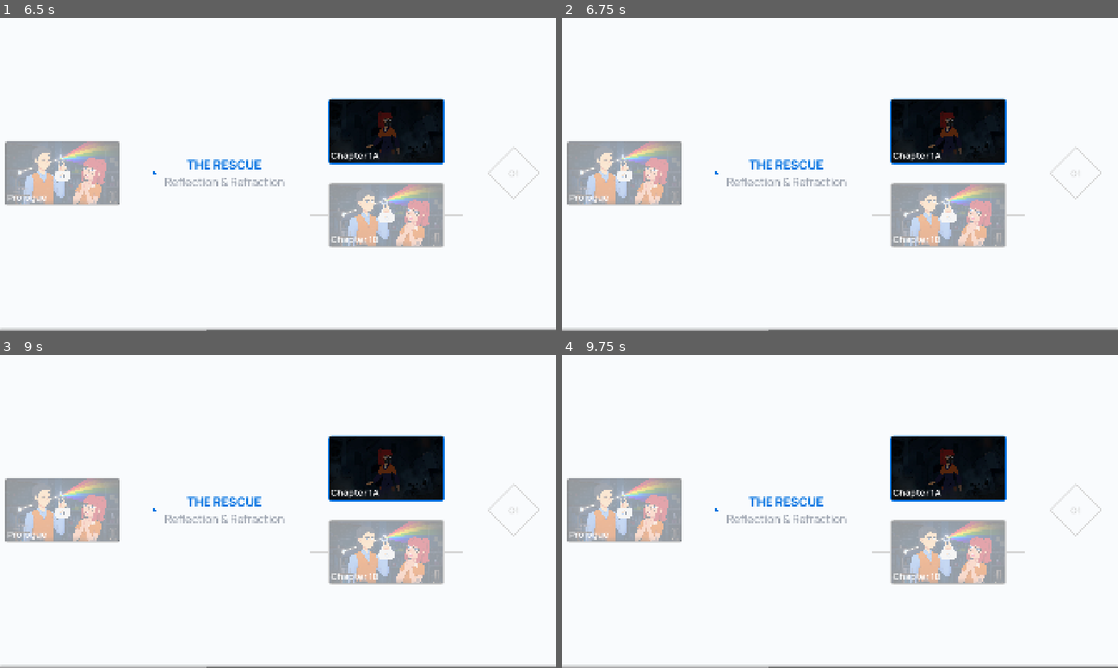
Above: before the commit, frames 1-4 (two rows, left to right).
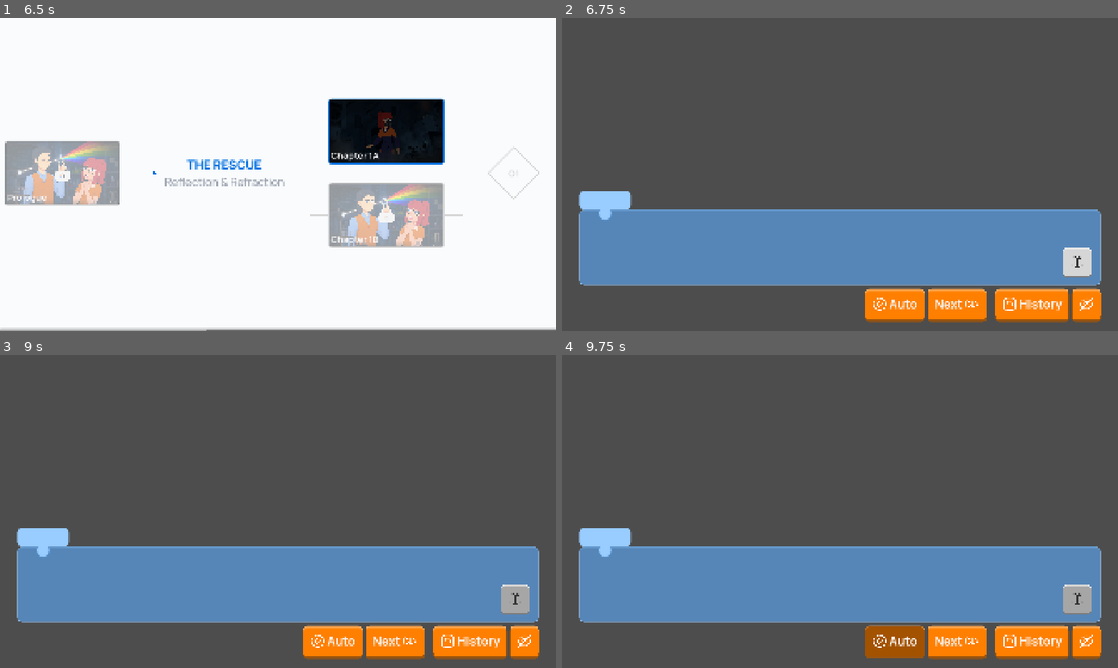
Above: after the commit, the same moments.

Repository: Daniel-Ope06/qzed_adaptive_vn_poc
Game: Godot game, scene res://scenes/menus/timeline.tscn
Two runs of this game, one before a commit and one after it. Both use one fixed random seed, a clock stepped at 60 frames per second and the inputs below.
Inputs (mouse positions are in pixels of both pictures, inside the frame that each line leads up to):
- Up to frame 1 (6.5 s): tap Enter (ui_accept) at 0.5, 0.77, 1.25, 1.52, 2, 2.75, 3.02, 3.5, 3.77, 4.25, 4.52, 6.02 s; move the mouse to (61, 174) at 0.52 s; click (61, 174) at 0.67 s; move the mouse to (383, 130) at 1.27 s; click (383, 130) at 1.42 s; move the mouse to (383, 215) at 2.02 s; click (383, 215) at 2.17 s; move the mouse to (250, 237) at 2.77 s; click (250, 237) at 2.92 s; move the mouse to (444, 221) at 3.52 s; click (444, 221) at 3.67 s; move the mouse to (111, 127) at 4.27 s; click (111, 127) at 4.42 s; move the mouse to (305, 174) at 5.02 s; click (305, 174) at 5.17 s; move the mouse to (194, 96) at 5.77 s; click (194, 96) at 5.92 s
- Up to frame 2 (6.75 s): move the mouse to (962, 158) at 6.52 s; click (962, 158) at 6.67 s
- Up to frame 3 (9 s): tap Enter (ui_accept) at 6.77 s; click (394, 639) at 7.25 s, where only the run after the commit has a clickable "Next"; click (394, 639) at 8 s, where only the run after the commit has a clickable "Next"; click (517, 599) at 8.77 s
- Up to frame 4 (9.75 s): click (895, 639) at 9.5 s, where only the run after the commit has a clickable "Auto"

Frame 1 is identical in both runs. In frame 2, 100% of the frame differs, in the area x 0-100%, y 0-100%; in frame 3, 100%; in frame 4, 100%.
Error after the commit: Invalid access to property or key 'EVENT_CG' on a base object of type 'Dictionary'. (res://scenes/core/main_game.gd:10)

Commit message:
feat(core): handle story node clicks

Diff:
--- a/project.godot
+++ b/project.godot
@@ -20,6 +20,7 @@
 [autoload]
 
 GlobalCursor="*uid://d2gwq6mnl11h1"
+GameManager="*uid://dxb7iaeichbpu"
 
 [display]
 
--- a/scenes/menus/timeline.gd
+++ b/scenes/menus/timeline.gd
@@ -161,6 +161,7 @@
 		parent.add_child(new_story)
 		var image = load(data["image"]) as Texture2D
 		new_story.setup_node(data["story_id"], data["title"], image, data["state"])
+		new_story.node_selected.connect(_on_story_node_selected)
 		return new_story
 
 	elif node_type == "quiz":
@@ -227,7 +228,7 @@
 			draw_specific_path(path)
 
 
-# -- HELPER FUNCTIONS --
+# ---------------------- HELPER FUNCTIONS ----------------------
 
 func get_node_right_center(node: Control) -> Vector2:
 	var pos = node.global_position - line_canvas.global_position
@@ -285,3 +286,10 @@
 	var base_right = at_position - (direction * arrow_length) - (perpendicular * (arrow_width / 2.0))
 
 	arrow.polygon = PackedVector2Array([tip, base_left, base_right])
+
+
+# ---------------------- SIGNAL HANDLING ----------------------
+
+func _on_story_node_selected(story_id: String) -> void:
+	GameManager.current_story_id = story_id
+	get_tree().change_scene_to_file("res://scenes/core/main_game.tscn")
